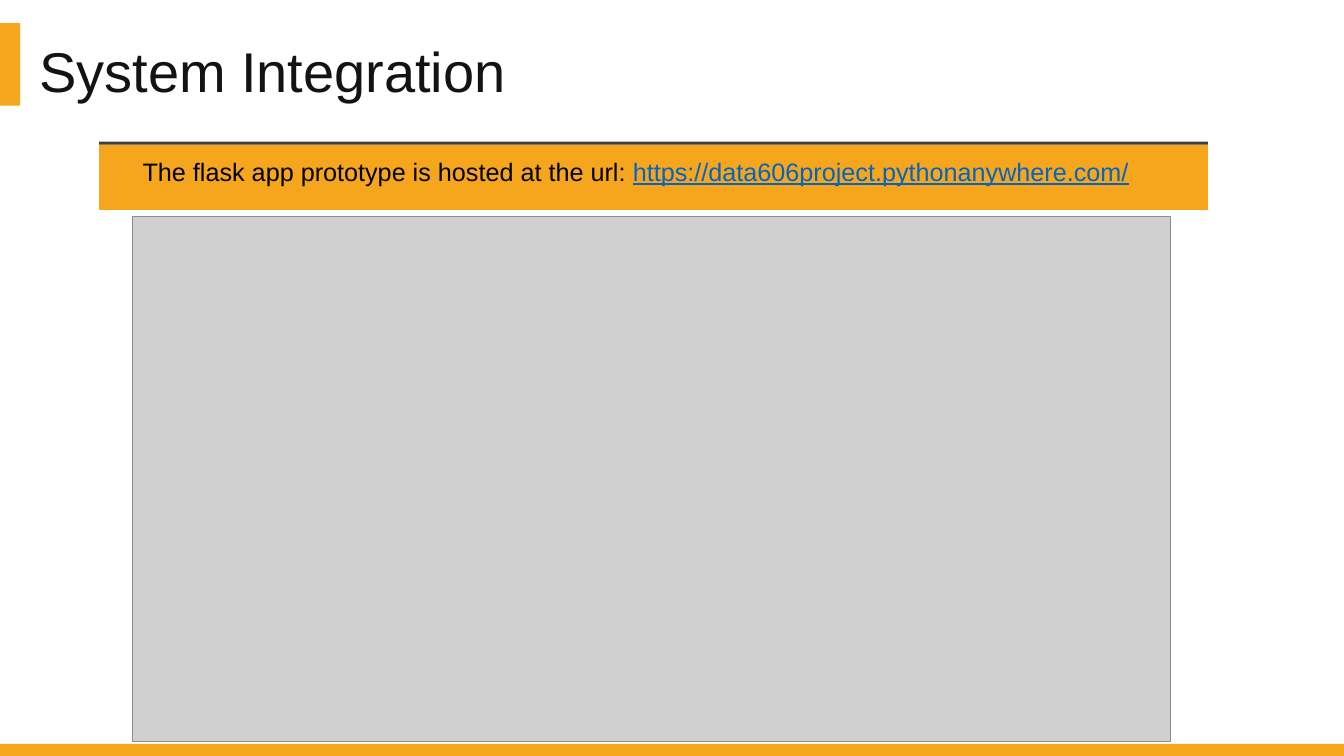
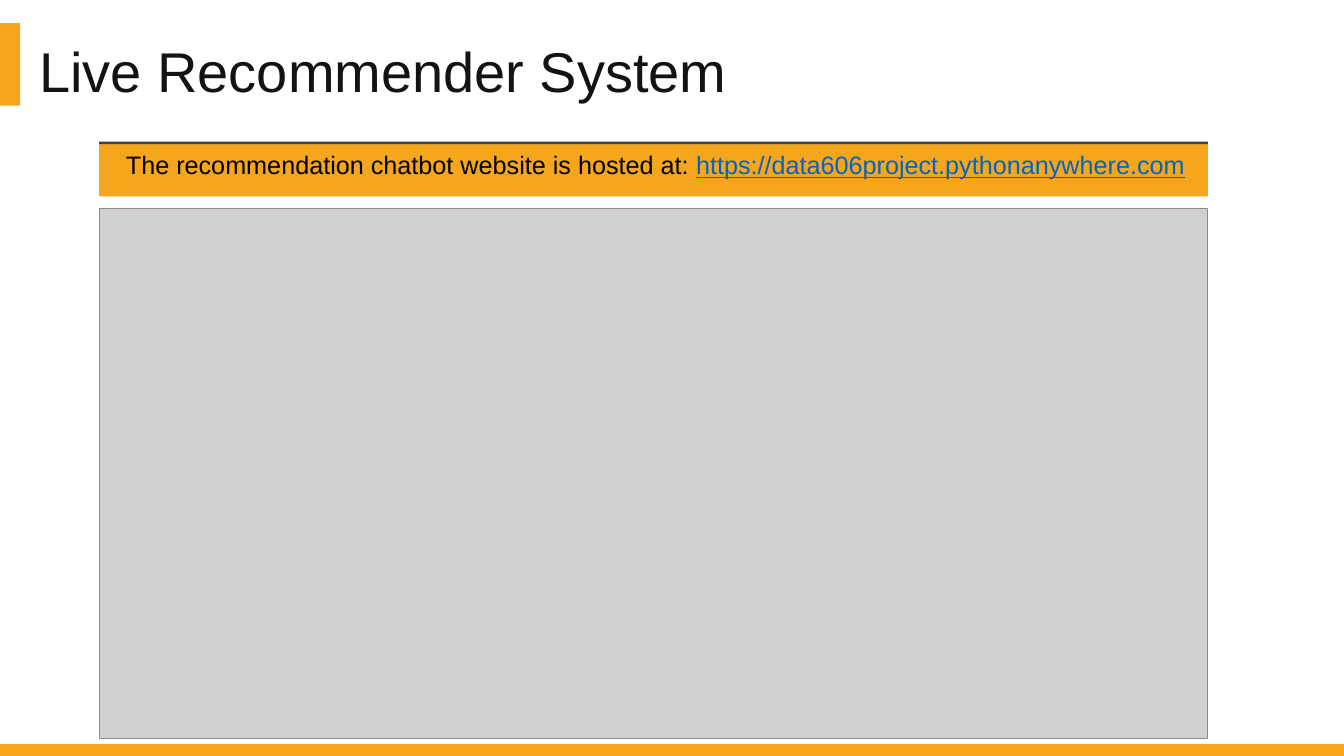
Before and after one commit to DATA-606-SPRING-2022/Jin_DATA606, a slide deck: slide 43 of presentation/Project_Presentation_Final.pptx (slide 41 before the commit). Drawn at 1344x756 pixels with LibreOffice and Linux fonts; fonts in the diff are those of the drawing; grey boxes stand for pictures. Boxes give left, top, right and bottom in pixels: in the first picture for what was removed or moved away, otherwise in the second. Text is boxed around its words. In the diff, an @@ line names an element or a change of style, - is before the commit and + after.

```diff
--- a/presentation/Project_Presentation_Final.pptx
+++ b/presentation/Project_Presentation_Final.pptx
@@ text at bbox=[39, 51, 727, 102]: text changed @@
-System Integration
+Live Recommender System
@@ rectangle: place and size @@
-rectangle at bbox=[99, 145, 1208, 211]
+rectangle at bbox=[99, 144, 1208, 197]
@@ text at bbox=[126, 155, 1185, 180]: text changed; text colour #0563C1 to #000000 @@
-The flask app prototype is hosted at the url: https://data606project.pythonanywhere.com/
+The recommendation chatbot website is hosted at: https://data606project.pythonanywhere.com
@@ picture: place and size @@
-picture at bbox=[133, 217, 1172, 742]
+picture at bbox=[99, 209, 1208, 738]
```
Also in this commit, not shown: 2 other slides changed, 2 slides added.
